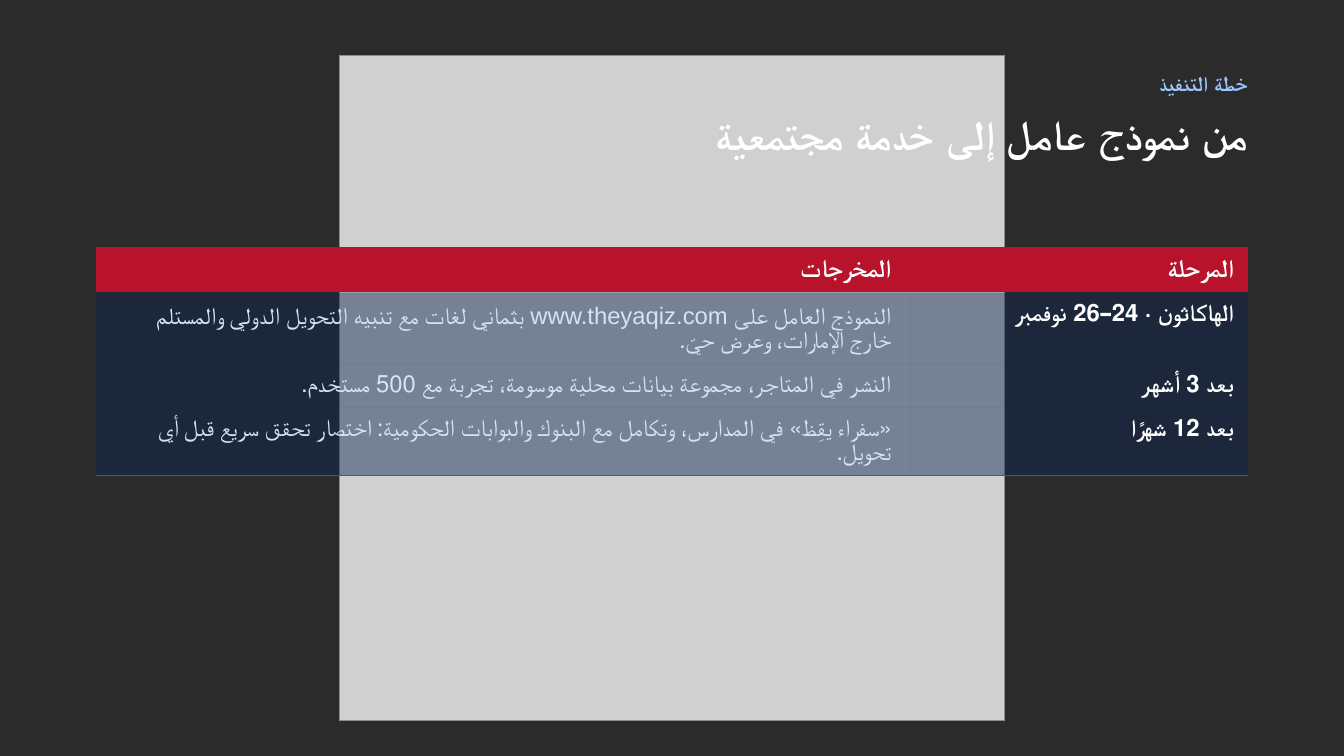
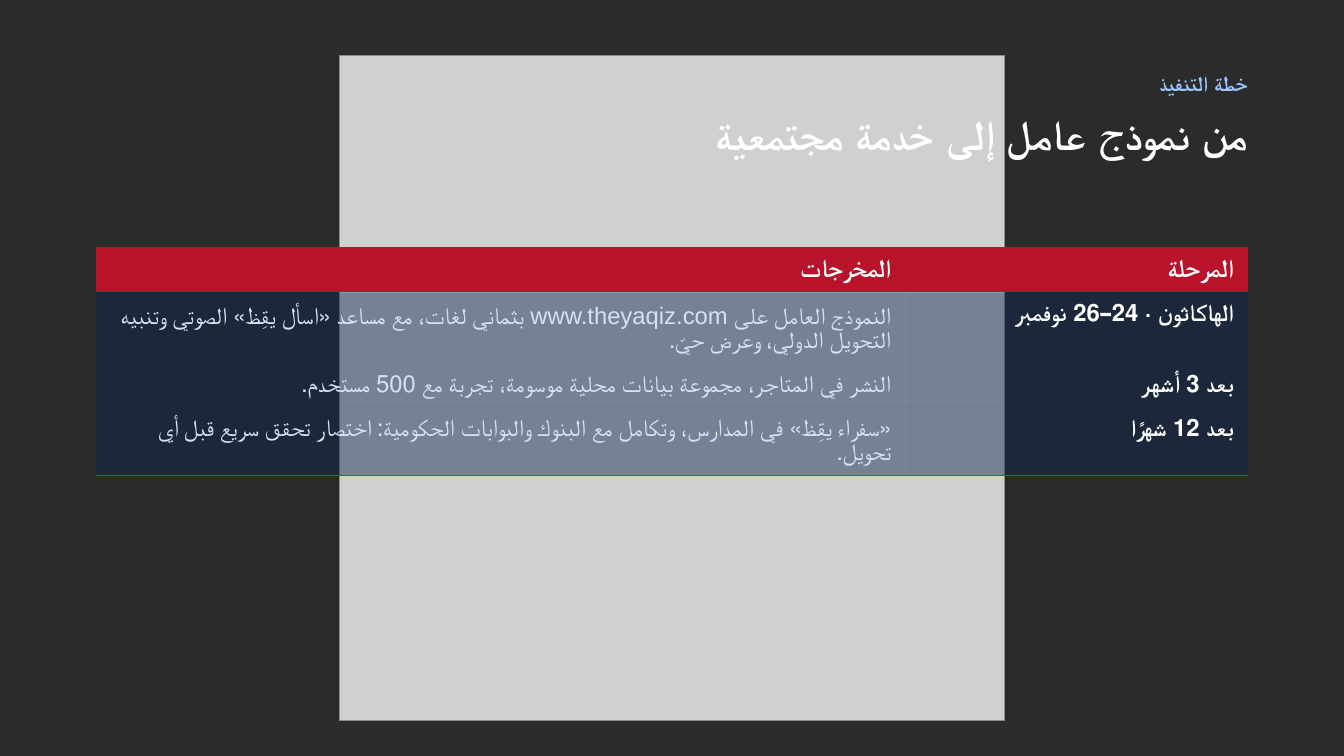
Before and after one commit to Heavy70/TheYaqiz, a slide deck: slide 31 of docs/TheYaqiz-Presentation-EN-AR.pptx (slide 28 before the commit). Drawn at 1344x756 pixels with LibreOffice and Linux fonts; fonts in the diff are those of the drawing; grey boxes stand for pictures; background and template pictures are left out; a plain dark background stands for a picture behind light text. Boxes give left, top, right and bottom in pixels: in the first picture for what was removed or moved away, otherwise in the second. Text is boxed around its words. In the diff, an @@ line names an element or a change of style, - is before the commit and + after.

```diff
--- a/docs/TheYaqiz-Presentation-EN-AR.pptx
+++ b/docs/TheYaqiz-Presentation-EN-AR.pptx
@@ table at (96,247,1248,578) @@
-row 2, column 1: النموذج العامل على www.theyaqiz.com بثماني لغات مع تنبيه التحويل الدولي والمستلم خارج الإمارات، وعرض حيّ.
+row 2, column 1: النموذج العامل على www.theyaqiz.com بثماني لغات، مع مساعد «اسأل يقِظ» الصوتي وتنبيه التحويل الدولي، وعرض حيّ.
```
Also in this commit, not shown: 7 other slides changed, 4 slides added, 2 other files.
